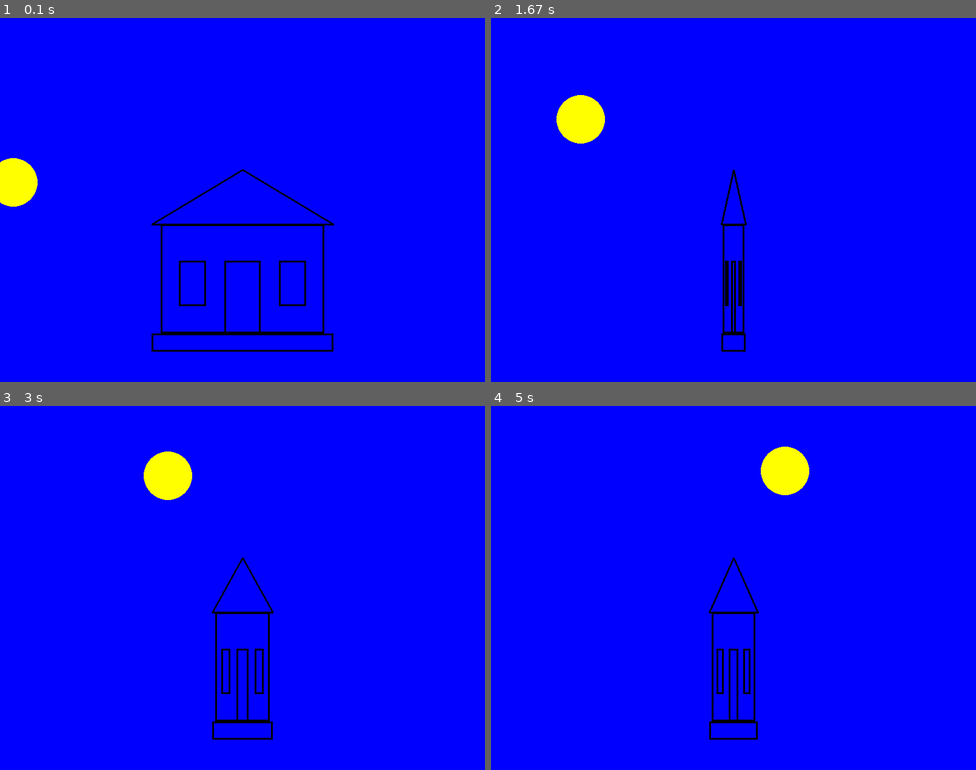
Above: before the commit, frames 1-4 (two rows, left to right).
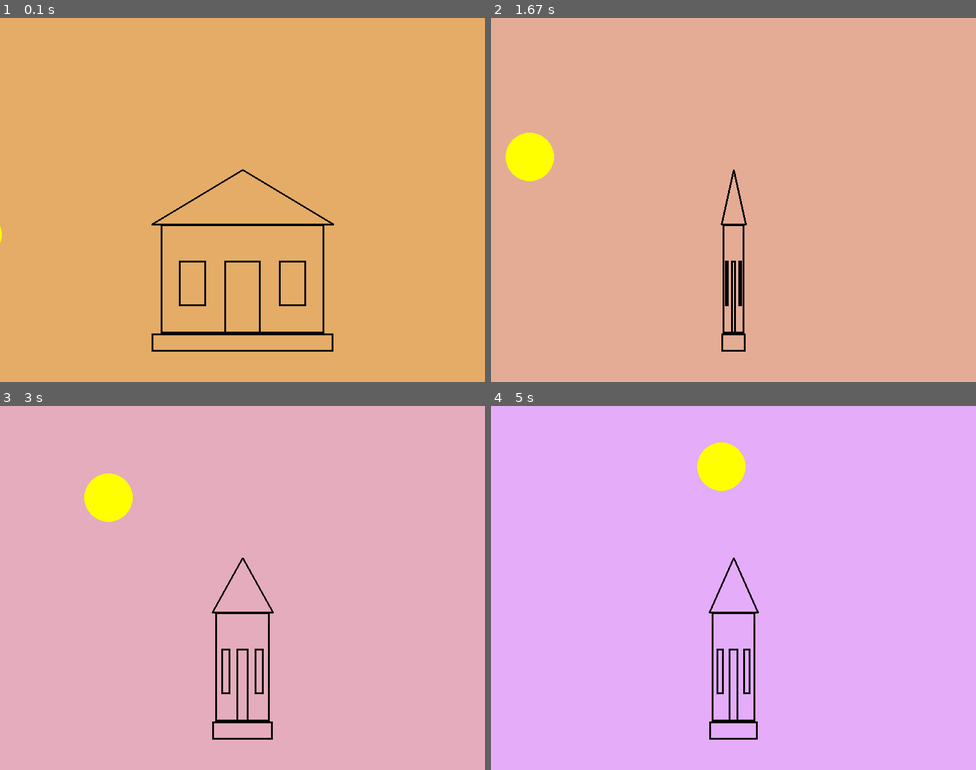
Above: after the commit, the same moments.

Repository: Dmitry1101985/Python
Game: pygame game, started from 5_structure_programming.py
The game is run twice, just before and just after one commit, with the same random seed, the same clock (stepped at 60 frames per second) and the same inputs.
Inputs:
- Up to frame 1 (0.1 s): no input
- Up to frame 2 (1.67 s): no input
- Up to frame 3 (3 s): no input
- Up to frame 4 (5 s): no input

The runs differ from the first frame. In frame 1, 98% of the frame differs, in the area x 0-100%, y 0-100%; in frame 2, 99%; in frame 3, 99%; in frame 4, 99%.

Commit message:
Refactoring sun-moving function. Del noneed file

Diff:
--- a/5_structure_programming.py
+++ b/5_structure_programming.py
@@ -13,7 +13,10 @@
 start_pos_changes = 350
 changes = start_pos_changes
 flag = True
-fi = 220
+fi = 208
+start_fi = fi
+blue_in_sky = 100
+start_blue_in_sky = blue_in_sky
 
 def draw_basis(x: float, y: float, width: int, height: int) -> None:
     """Drawing basis for house
@@ -179,29 +182,41 @@
     pygame.draw.circle(screen, "yellow", [x, y], radius)
 
 
-def slide_sun(fi=235, fi_step=0.2) -> float:
-    """Sun run over the sky. Uses function draw_sun()
-      Start position at 235 degree. End position - 335.
-      Center of circle of sun traectory - 400, 600 (x, y)
-    Args:
-        fi (int, optional): Start degree of sun position. Defaults to 235.
-        fi_step (float, optional): step to changing sun position from left to right. Defaults to 0.5.
+def moving_sun(start_fi=235, fi =235, fi_step=0.2, start_blue_in_sky=155, blue_in_sky=155) -> tuple:
+    """Moving sun by arc, using function draw_sun() and changing sky colore to paint the sky
+
+    Args:
+        start_fi (int, optional): start sun position degree. Defaults to 235.
+        fi (int, optional): current sun position degree. Need to change position. Defaults to 235.
+        fi_step (float, optional): step degree. Defaults to 0.2.
+        start_blue_in_sky (int, optional): starting blue value of sky in RGB. Defaults to 155.
+        blue_in_sky (int, optional): current blue value of sky in RGB. changeble.  Defaults to 155.
 
     Returns:
-        float: current degree position of sun
+        tuple: current sun position fi and current blue value of sky in RGB
     """
     x_0 = 400 #center
     y_0 = 600 #last line
     R = 500 #Radius of circle of sun traectory
-
-    if fi < 335:
+    end_fi = (270 - start_fi) + 270 #calculate last sun position. Need for simmetric
+    steps_to_center = (270 - start_fi) / fi_step #calculate how many steps from start to middle
+    blue_step = (255 - start_blue_in_sky) / steps_to_center #calculate changing value of blue in RGB by one step
+    #if not end - increse fi
+    if fi < end_fi:
         fi += fi_step
-
-    x_current = x_0 + R * math.cos(math.radians(fi))
-    y_current = y_0 + R * math.sin(math.radians(fi))
-
-    draw_sun(x_current, y_current)
-    return fi
+    #if sun in first half make sky more blue
+    if fi < 270 and blue_in_sky < 255:
+        blue_in_sky += blue_step
+    elif fi > 270 and fi < end_fi: #if sun goes down make sky less blue
+        blue_in_sky -= blue_step
+
+    x_current = x_0 + R * math.cos(math.radians(fi)) #calculate current x-coordinate of sun position
+    y_current = y_0 + R * math.sin(math.radians(fi)) #calculate current y-coordinate of sun position
+
+    draw_sun(x_current, y_current) #drawing sun by current coordinates
+
+    return fi, blue_in_sky
+
 
 
 while not done:
@@ -216,10 +231,9 @@
             done = True
 
     # place code here
-    screen.fill("blue")
+    screen.fill((228, 172, blue_in_sky))
     changes, flag = spin_house(400, 550, 300, changes, start_pos_changes, flag)
-    fi = slide_sun(fi, 0.2)
-
+    fi, blue_in_sky = moving_sun(start_fi, fi, 0.2, start_blue_in_sky, blue_in_sky)
 
     pygame.display.flip()
 pygame.quit()
--- a/some_new.py
+++ /dev/null
@@ -1 +0,0 @@
-print('Hello everybody')
